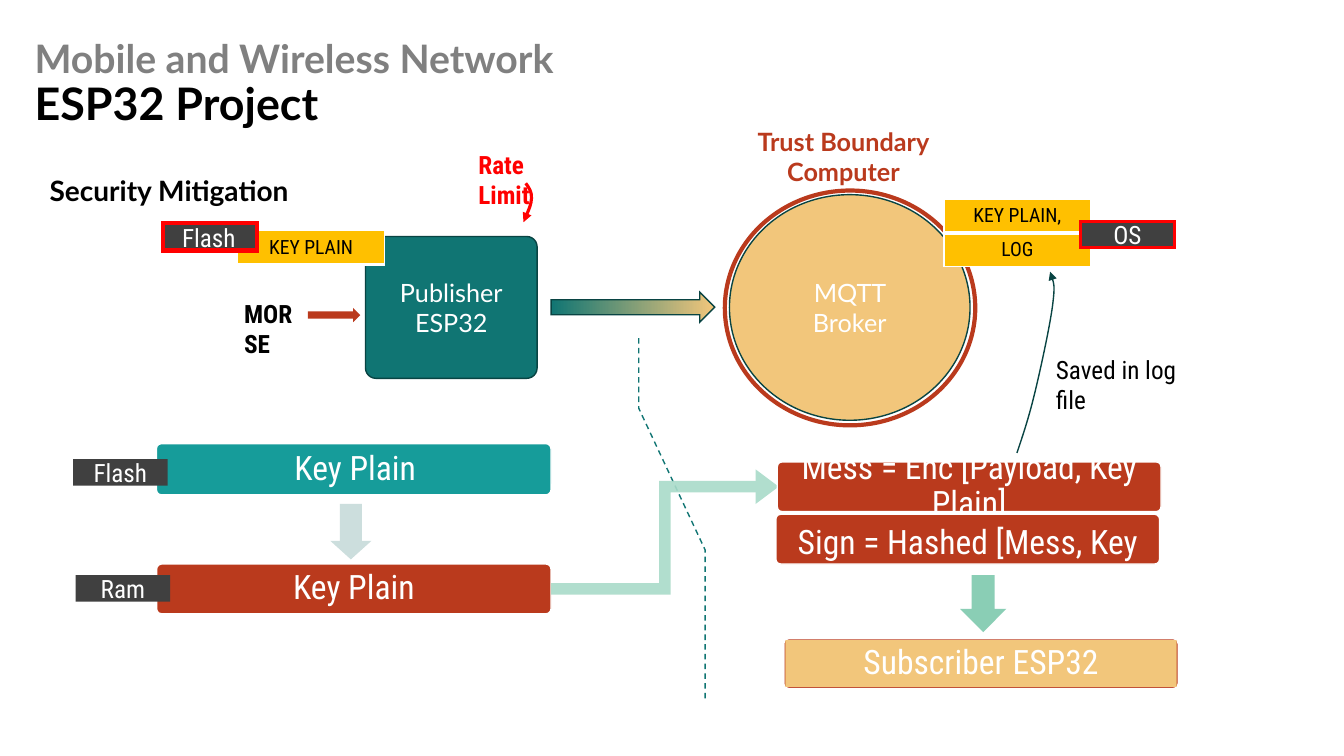
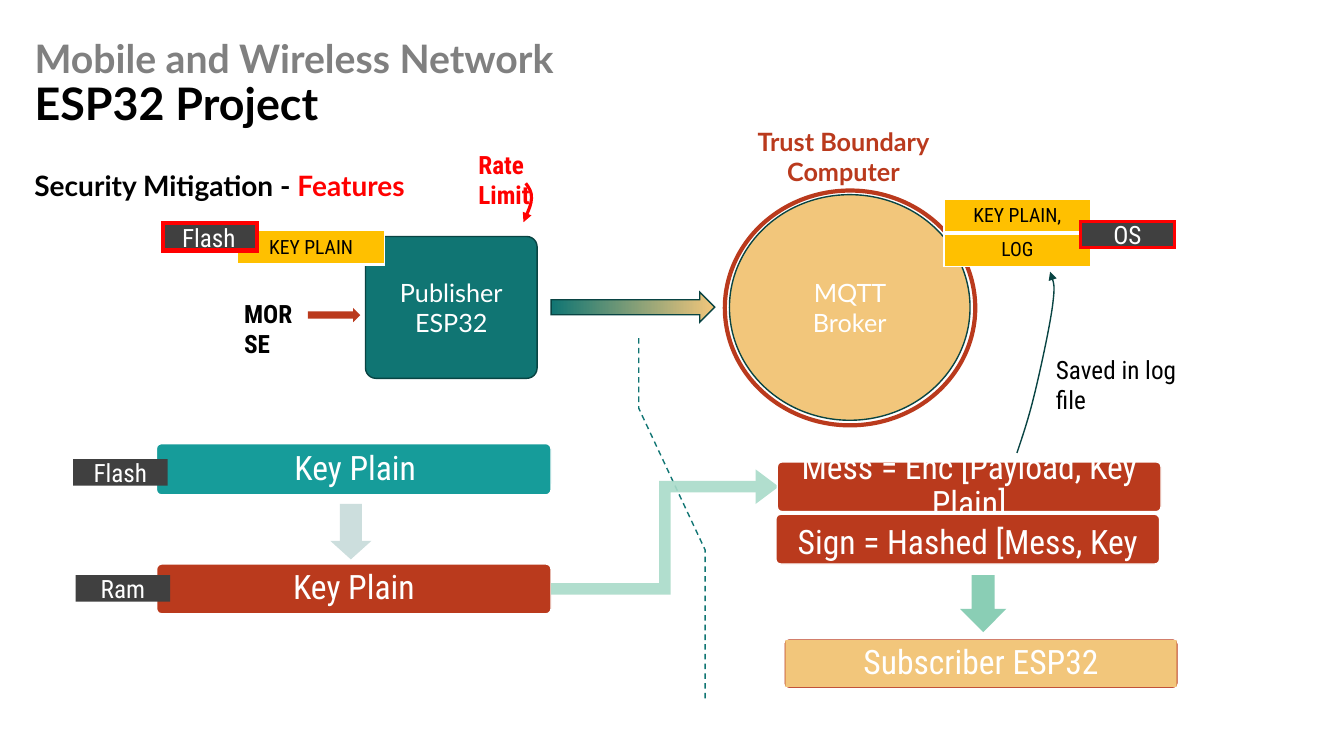
Before and after one commit to CedricS789/ELEC-H423---IoT-Project, a slide deck: slide 13 of Presentation/Presentation_Group12.pptx (slide 12 before the commit). Drawn at 1344x756 pixels with LibreOffice and Linux fonts; fonts in the diff are those of the drawing. Boxes give left, top, right and bottom in pixels: in the first picture for what was removed or moved away, otherwise in the second. Text is boxed around its words. In the diff, an @@ line names an element or a change of style, - is before the commit and + after.

```diff
--- a/Presentation/Presentation_Group12.pptx
+++ b/Presentation/Presentation_Group12.pptx
@@ text at (x1=34, y1=175, x2=404, y2=201): text changed @@
-Security Mitigation
+Security Mitigation - Features
```
Also in this commit, not shown: 2 other slides changed, 5 slides added, 1 slide removed.
